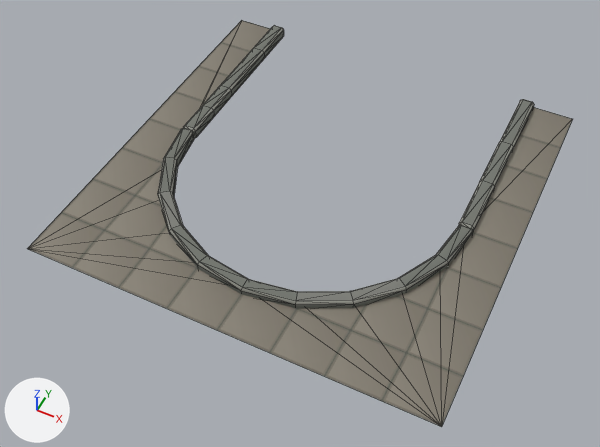
An edit to the glTF model frontend/public/assets/models/sidewalk/dead_end.glb, drawn before and after from the same camera.
The view is the same before and after, from a 50 mm lens placed at (9.7, -21.1, 23.3), pointed at (-0.1, -1.5, -1.2). Every picture has the same lights, and +X, +Y and +Z are marked at lower left. Mesh edges are drawn as thin lines. Where no turn or scale is listed for an object, it has been applied to the vertices.

The first picture shows 'road_section_dead_end', 'road_section_dead_end_sidewalk'.
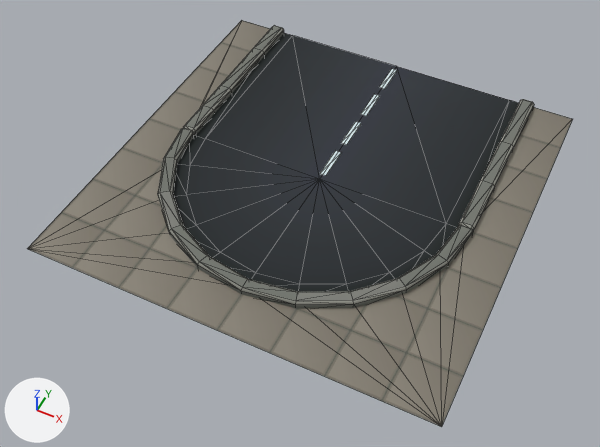
Location of each change, [x1, y1, x2, y2] in pixels of the pictures (600 x 447 px):
'road_section_dead_end.001', added
    after: [173, 33, 519, 292]
'road_section_dead_end.002', added
    after: [320, 69, 397, 176]

What changed in the scene script:
```text
Add mat_city_mat_004:
    mat_city_mat_004 = bpy.data.materials.new('city_mat.004')
    # uses the picture img_city_glow
    # uses the picture img_city_metal_jpg_city_rough_jpg
    # uses the picture img_city_tex
Add me_mesh_017:
    me_mesh_017.from_pydata(...)  # 16 vertices, 8 faces; spans x -0.13..0.13, y 0.25..7.75, z 0.02
    me_mesh_017.materials.append(mat_city_mat_004)
Add me_mesh_016:
    me_mesh_016.from_pydata(...)  # 28 vertices, 38 faces; spans x -6.0..6.0, y -6.0..8.0, z 0.0
    me_mesh_016.materials.append(mat_city_mat_004)
Add ob_road_section_dead_end_002:
    ob_road_section_dead_end_002 = bpy.data.objects.new('road_section_dead_end.002', me_mesh_017)
    ob_road_section_dead_end_002.location = (0.0, 0.0, 0.0)
Add ob_road_section_dead_end_001:
    ob_road_section_dead_end_001 = bpy.data.objects.new('road_section_dead_end.001', me_mesh_016)
    ob_road_section_dead_end_001.location = (0.0, 0.0, 0.0)
```
